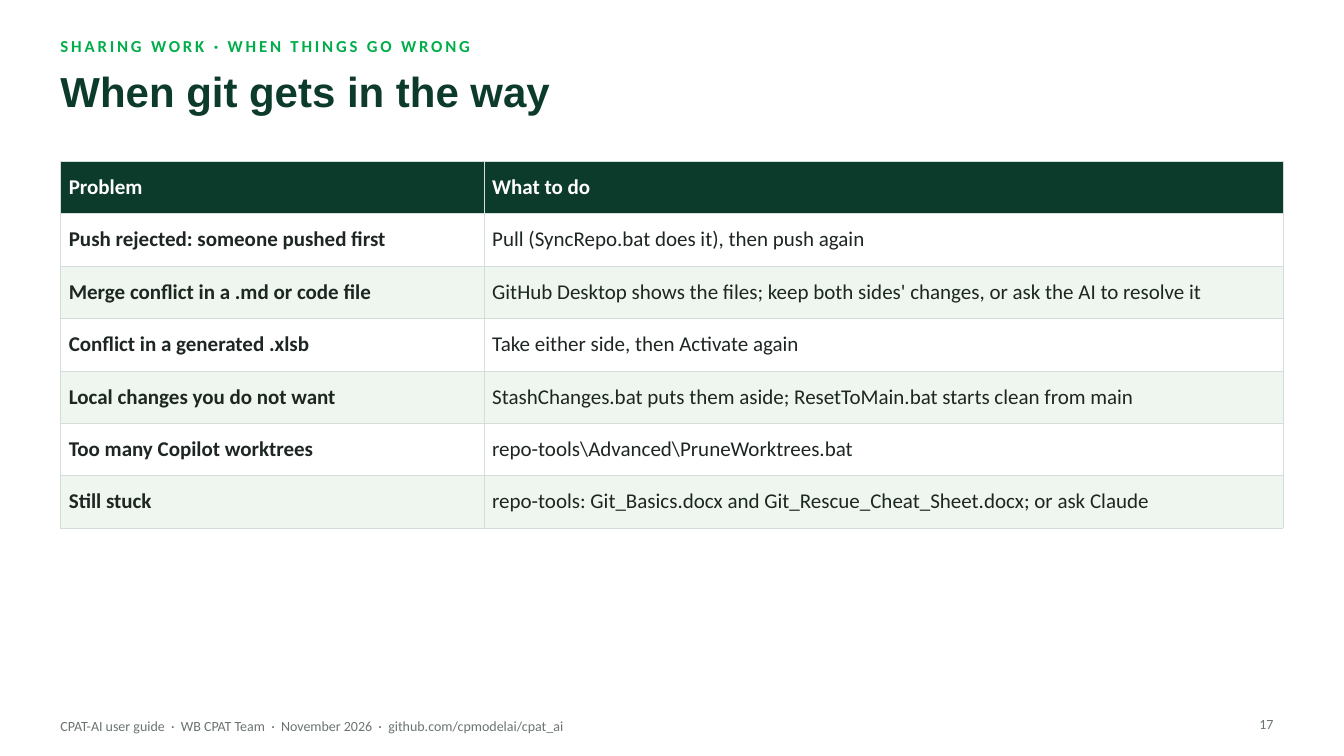
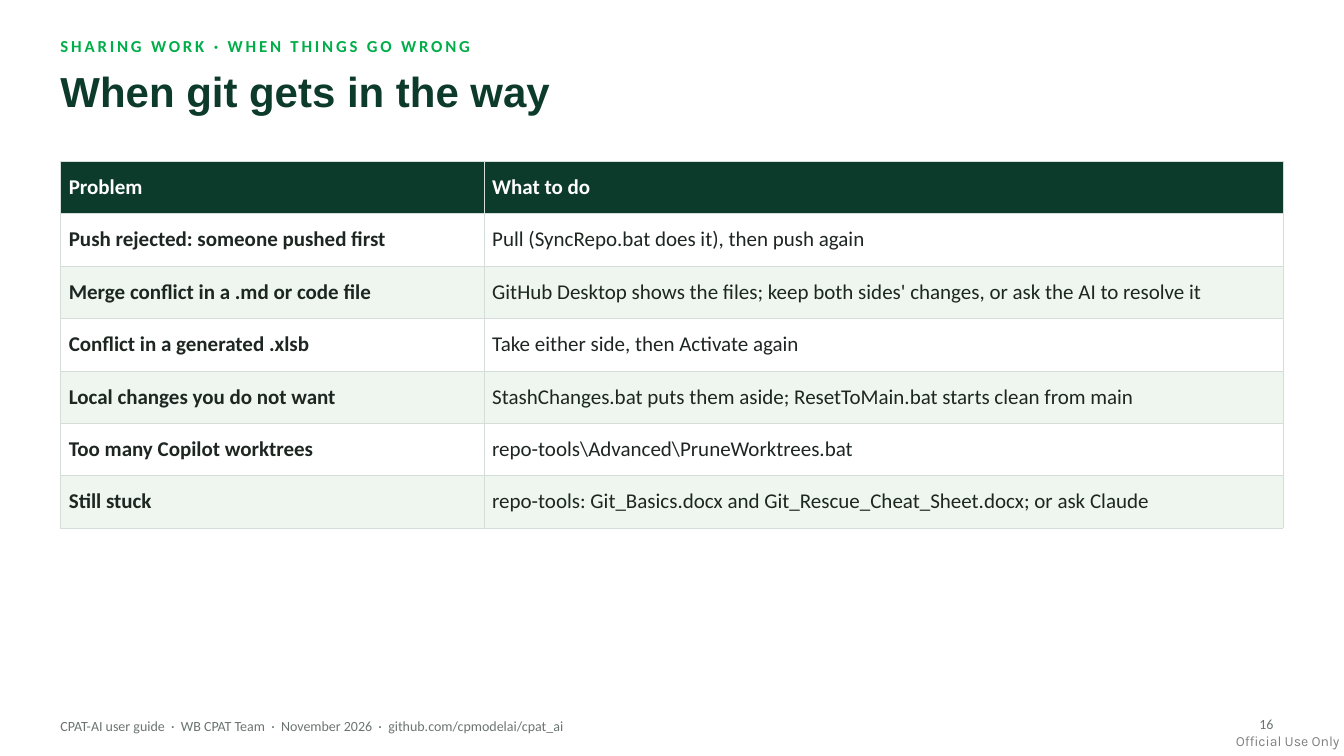
Before and after one commit to cpmodelai/docs, a slide deck: slide 16 of docs/presentations/01_CPAT-AI_UserGuide_latest.pptx (slide 17 before the commit). Drawn at 1344x756 pixels with LibreOffice and Linux fonts; fonts in the diff are those of the drawing. Boxes give left, top, right and bottom in pixels: in the first picture for what was removed or moved away, otherwise in the second. Text is boxed around its words. In the diff, an @@ line names an element or a change of style, - is before the commit and + after.

```diff
--- a/docs/presentations/01_CPAT-AI_UserGuide_latest.pptx
+++ b/docs/presentations/01_CPAT-AI_UserGuide_latest.pptx
@@ page number at (1259, 719, 1273, 729): text changed @@
-17
+16
@@ text added at (1236, 736, 1340, 750), 10 pt, text #000000 at 50% opacity @@
+Official Use Only
```
Also in this commit, not shown: 20 other slides changed, 1 slide removed, 9 other files.
